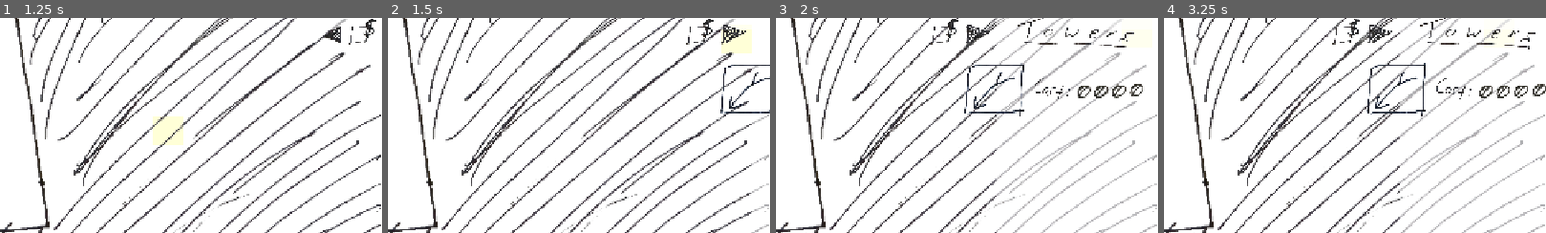
Above: before the commit, frames 1-4 (left to right).
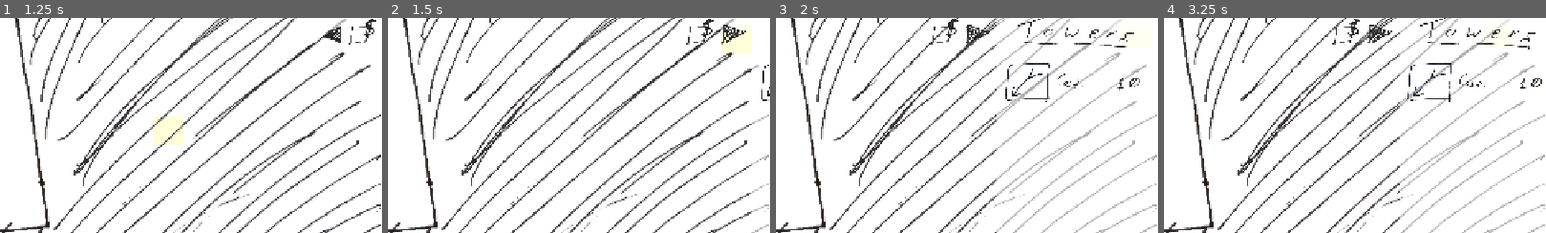
Above: after the commit, the same moments.

Repository: OzuYatamutsu/notebook-tower-defense
Game: Godot game, scene res://levels/StartScreen.tscn
Two runs of this game, one before a commit and one after it. Both use one fixed random seed, a clock stepped at 60 frames per second and the inputs below.
Inputs (mouse positions are % of the whole screen's width and height, from its top left):
- Up to frame 1 (1.25 s): move the mouse to (72, 45) at 0.52 s; click (72, 45) at 0.67 s
- Up to frame 2 (1.5 s): click (97, 23) at 1.25 s
- Up to frame 3 (2 s): no input
- Up to frame 4 (3.25 s): click (76, 23) at 2 s; click (94, 23) at 2.75 s
The pictures show only the part of the screen within x 50-100%, y 19-69%; the shares and areas given below are measured in that part.

Frame 1 is identical in both runs. In frame 2, 0.5% of the frame differs, in the area x 87-100%, y 21-45%; in frame 3, 1.6%, in the area x 49-96%, y 20-46%; in frame 4, 1.5%.
Error before the commit: Invalid assignment of property or key 'texture' with value of type 'CompressedTexture2D' on a base object of type 'null instance'. (res://components/tower_buy_…

Commit message:
TowerBuyItem layout working

Diff:
--- a/components/TowerBuyItem.tscn
+++ b/components/TowerBuyItem.tscn
@@ -64,15 +64,11 @@
 grow_horizontal = 2
 grow_vertical = 2
 script = ExtResource("1_xrjt3")
-cost = null
-TowerPath = null
 
-[node name="TowerSprite" type="TextureRect" parent="."]
-layout_mode = 0
-offset_right = 40.0
-offset_bottom = 40.0
+[node name="TowerSprite" type="Sprite2D" parent="."]
 scale = Vector2(0.2, 0.2)
 texture = ExtResource("1_yv4s5")
+centered = false
 
 [node name="CostLabel" type="TextureRect" parent="."]
 layout_mode = 0
--- a/components/TowerBuyPanel.tscn
+++ b/components/TowerBuyPanel.tscn
@@ -279,14 +279,17 @@
 &"": SubResource("AnimationLibrary_vrjho")
 }
 
-[node name="BuyItemList" type="Control" parent="."]
-anchors_preset = 0
+[node name="BuyItemList" type="VBoxContainer" parent="."]
+layout_mode = 0
+offset_left = 68.0
 offset_top = 88.0
-offset_right = 40.0
+offset_right = 108.0
 offset_bottom = 128.0
-
-[node name="TowerBuyItem" parent="BuyItemList" instance=ExtResource("6_ayuvl")]
-layout_mode = 1
+scale = Vector2(0.75, 0.75)
+theme_override_constants/separation = 110
+
+[node name="TestItem" parent="BuyItemList" instance=ExtResource("6_ayuvl")]
+layout_mode = 2
 
 [connection signal="pressed" from="ButtonExpandLeft" to="." method="_on_button_expand_left_pressed"]
 [connection signal="pressed" from="ButtonContractRight" to="." method="_on_button_contract_right_pressed"]
--- a/components/tower_buy_item.gd
+++ b/components/tower_buy_item.gd
@@ -4,25 +4,24 @@
 const CLEAR_DIGIT = 10
 
 @export var Cost: int
-@export var TowerPath: String
 
-@onready var TowerSprite: TextureRect = $TowerSprite
+@onready var TowerSprite: Sprite2D = $TowerSprite
 
 @onready var digit1 = $NumericLabel/digit1
 @onready var digit2 = $NumericLabel/digit2
 @onready var digit3 = $NumericLabel/digit3
 @onready var digit4 = $NumericLabel/digit4
 
-func _init(towerPath: String) -> void:
-    TowerPath = towerPath
-
-func _ready() -> void:
+func setup(TowerPath: String) -> void:
     var tower = load(TowerPath).instantiate()
 
     Cost = tower.VALUE
-    TowerSprite.texture = tower.get_node("Sprite").texture
+    TowerSprite = tower.get_node("Sprite")
+    tower.queue_free()
+    set_anchors_preset(Control.PRESET_FULL_RECT)
+
+func _ready() -> void:
     _set_numeric_label()
-    tower.queue_free()
 
 func _set_numeric_label() -> void:
     digit1.frame = CLEAR_DIGIT
--- a/components/tower_buy_panel.gd
+++ b/components/tower_buy_panel.gd
@@ -8,9 +8,15 @@
     "res://towers/BulletTower.tscn"
 ]
 
+const _buyItem = preload("res://components/TowerBuyItem.tscn")
+
 func _ready() -> void:
+    BuyItemList.remove_child(BuyItemList.get_child(0))
+
     for tower in TOWERS_TO_BUY_LIST:
-        BuyItemList.add_child(TowerBuyItem.new(tower))
+        var _item = _buyItem.instantiate()
+        _item.setup(tower)
+        BuyItemList.add_child(_item)
 
 func _on_button_expand_left_pressed() -> void:
     PanelAnims.play("open")
